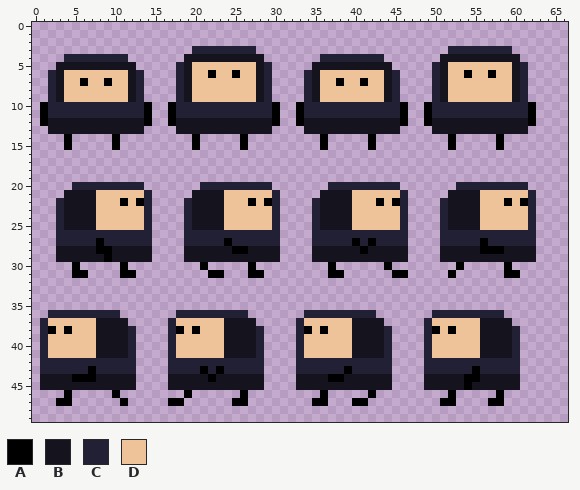
Edited in one commit: pixel-art file (Assets/sprite_player_1.aseprite). This is how it looked before the edit.
128x128 pixels, 1 frame. Shown: x 0..66, y 0..49.
Palette (. is transparent): A #000000  B #14131e  C #222034  D #eec39a
Pixels before, first column x 1:
 3 ...................CCCCCCCC........................CCCCCCCC...
 4 ...CCCCCCCC.......BBBBBBBBBB.......CCCCCCCC.......BBBBBBBBBB..
 5 ..BBBBBBBBBB.....CBDDDDDDDDBC.....BBBBBBBBBB.....CBDDDDDDDDBC.
 6 .CBDDDDDDDDBC....CBDDADDADDBC....CBDDDDDDDDBC....CBDDADDADDBC.
 7 .CBDDADDADDBC....CBDDDDDDDDBC....CBDDADDADDBC....CBDDDDDDDDBC.
 8 .CBDDDDDDDDBC....CBDDDDDDDDBC....CBDDDDDDDDBC....CBDDDDDDDDBC.
 9 .CBDDDDDDDDBC....CBDDDDDDDDBC....CBDDDDDDDDBC....CBDDDDDDDDBC.
10 ACCCCCCCCCCCCA..ACCCCCCCCCCCCA..ACCCCCCCCCCCCA..ACCCCCCCCCCCCA
11 ACCCCCCCCCCCCA..ACCCCCCCCCCCCA..ACCCCCCCCCCCCA..ACCCCCCCCCCCCA
12 ABBBBBBBBBBBBA..ABBBBBBBBBBBBA..ABBBBBBBBBBBBA..ABBBBBBBBBBBBA
13 .BBBBBBBBBBBB....BBBBBBBBBBBB....BBBBBBBBBBBB....BBBBBBBBBBBB.
14 ...A.....A.........A.....A.........A.....A.........A.....A....
15 ...A.....A.........A.....A.........A.....A.........A.....A....
16 ..............................................................
17 ..............................................................
18 ..............................................................
19 ..............................................................
20 ....CCCCCCCCC.......CCCCCCCCC.......CCCCCCCCC.......CCCCCCCCC.
21 ...BBBBDDDDDDC.....BBBBDDDDDDC.....BBBBDDDDDDC.....BBBBDDDDDDC
22 ..CBBBBDDDADAC....CBBBBDDDADAC....CBBBBDDDADAC....CBBBBDDDADAC
23 ..CBBBBDDDDDDC....CBBBBDDDDDDC....CBBBBDDDDDDC....CBBBBDDDDDDC
24 ..CBBBBDDDDDDC....CBBBBDDDDDDC....CBBBBDDDDDDC....CBBBBDDDDDDC
25 ..CBBBBDDDDDDC....CBBBBDDDDDDC....CBBBBDDDDDDC....CBBBBDDDDDDC
26 ..CCCCCCCCCCCC....CCCCCCCCCCCC....CCCCCCCCCCCC....CCCCCCCCCCCC
27 ..CCCCCACCCCCC....CCCCCACCCCCC....CCCCCACACCCC....CCCCCACCCCCC
28 ..BBBBBAABBBBB....BBBBBBAABBBB....BBBBBBABBBBB....BBBBBAAABBBB
29 ..BBBBBBABBBBB....BBBBBBBBBBBB....BBBBBBBBBBBB....BBBBBBBBBBBB
30 ....A.....A.........A.....A.........A......A........A.....A...
31 ....AA....AA.........AA...AA........AA......AA.....A......AA..
32 ..............................................................
33 ..............................................................
34 ..............................................................
35 ..............................................................
36 .CCCCCCCCC.......CCCCCCCCC.......CCCCCCCCC.......CCCCCCCCC....
37 CDDDDDDBBBB.....CDDDDDDBBBB.....CDDDDDDBBBB.....CDDDDDDBBBB...
38 CADADDDBBBBC....CADADDDBBBBC....CADADDDBBBBC....CADADDDBBBBC..
39 CDDDDDDBBBBC....CDDDDDDBBBBC....CDDDDDDBBBBC....CDDDDDDBBBBC..
40 CDDDDDDBBBBC....CDDDDDDBBBBC....CDDDDDDBBBBC....CDDDDDDBBBBC..
41 CDDDDDDBBBBC....CDDDDDDBBBBC....CDDDDDDBBBBC....CDDDDDDBBBBC..
42 CCCCCCCCCCCC....CCCCCCCCCCCC....CCCCCCCCCCCC....CCCCCCCCCCCC..
43 CCCCCCACCCCC....CCCCACACCCCC....CCCCCCACCCCC....CCCCCCACCCCC..
44 BBBBAAABBBBB....BBBBBABBBBBB....BBBBAABBBBBB....BBBBBAABBBBB..
45 BBBBBBBBBBBB....BBBBBBBBBBBB....BBBBBBBBBBBB....BBBBBABBBBBB..
46 ...A.....A........A......A.........A.....A.........A.....A....
47 ..AA......A.....AA......AA........AA...AA.........AA....AA....
New version:
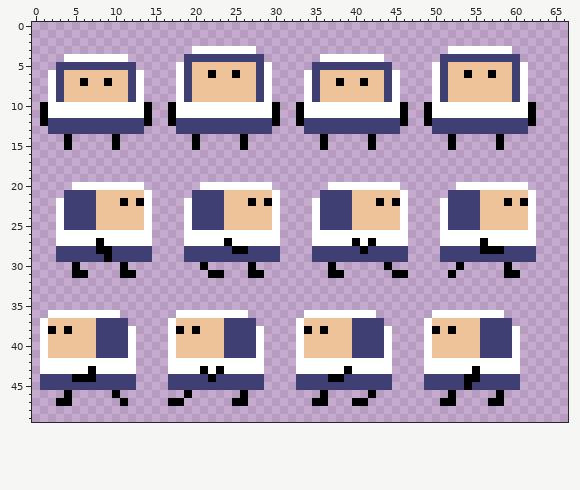
From old to new:
{"colour":"B","old":"#14131e","new":"#3f3f74"}
{"colour":"C","old":"#222034","new":"#ffffff"}
